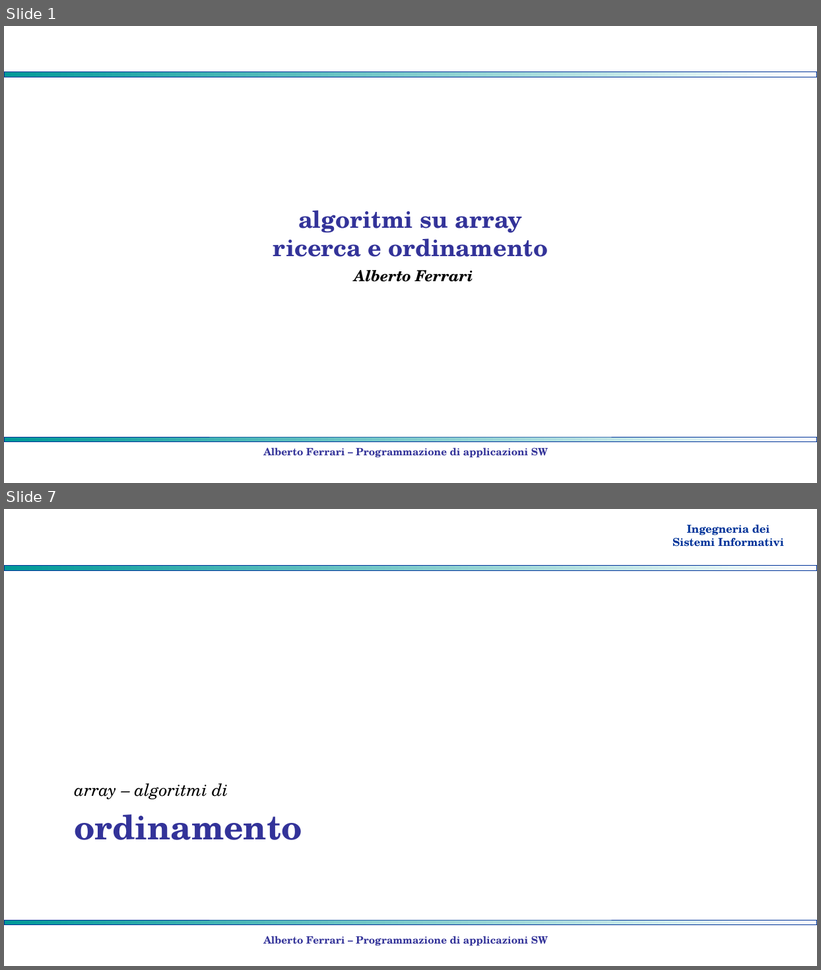
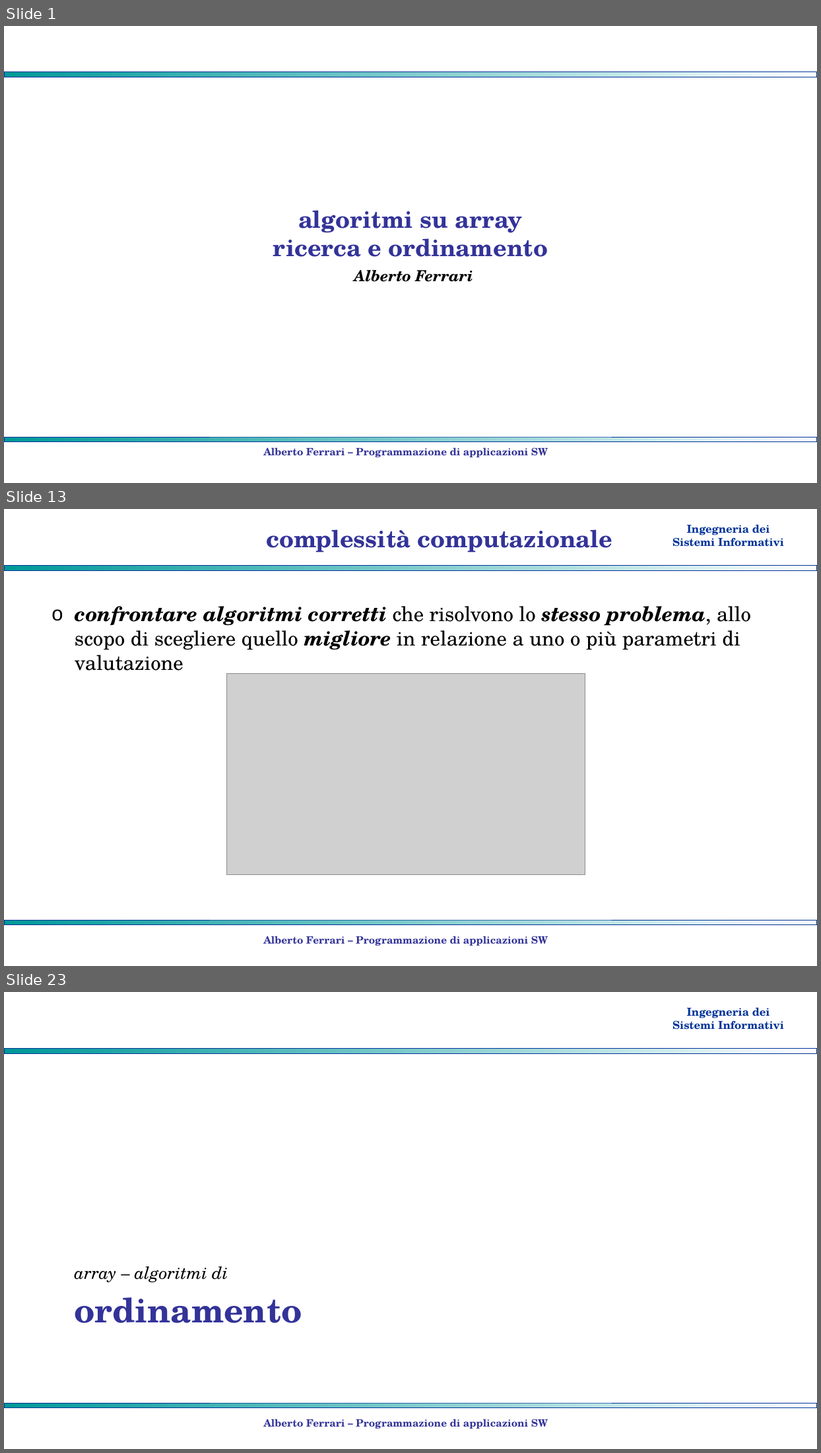
Before and after one commit to albertoferrari/pasw, a slide deck: lezioni/PASW08 - array - ricerca ordinamento.pptx. Shown one above the other, each under a label of ours: slides 1 and 7 before the commit, slides 1, 13 and 23 after it; the slides between them are not shown. The pictures are 821x970 and 821x1453 pixels, drawn with LibreOffice and Linux fonts; fonts in the diff are those of the drawing; grey boxes stand for pictures; background and template pictures are left out. Boxes give left, top, right and bottom in pixels: in the first picture for what was removed or moved away, otherwise in the second. Text is boxed around its words. In the diff, an @@ line names an element or a change of style, - is before the commit and + after.

```diff
--- a/lezioni/PASW08 - array - ricerca ordinamento.pptx
+++ b/lezioni/PASW08 - array - ricerca ordinamento.pptx
@@ slide 13 added at (x1=4, y1=509, x2=817, y2=966), background #FFFFFF; not listed: 3 template elements that a slide beside it also shows @@
@@ title added at (x1=266, y1=529, x2=613, y2=553), 28 pt, text #333399, bold @@
+complessità computazionale
@@ text added at (x1=75, y1=606, x2=751, y2=671), 24 pt, text #000000 @@
+o confrontare algoritmi corretti che risolvono lo stesso problema, allo scopo di scegliere quello migliore in relazione a uno o più parametri di valutazione
@@ picture added at (x1=227, y1=674, x2=585, y2=875) @@
@@ text added at (x1=263, y1=936, x2=548, y2=946), 12 pt, text #333399, bold @@
+Alberto Ferrari – Programmazione di applicazioni SW
@@ what was slide 7 is now slide 23 @@
```
Also in this commit, not shown: 14 slides changed, 15 other slides added, 1 other file.
